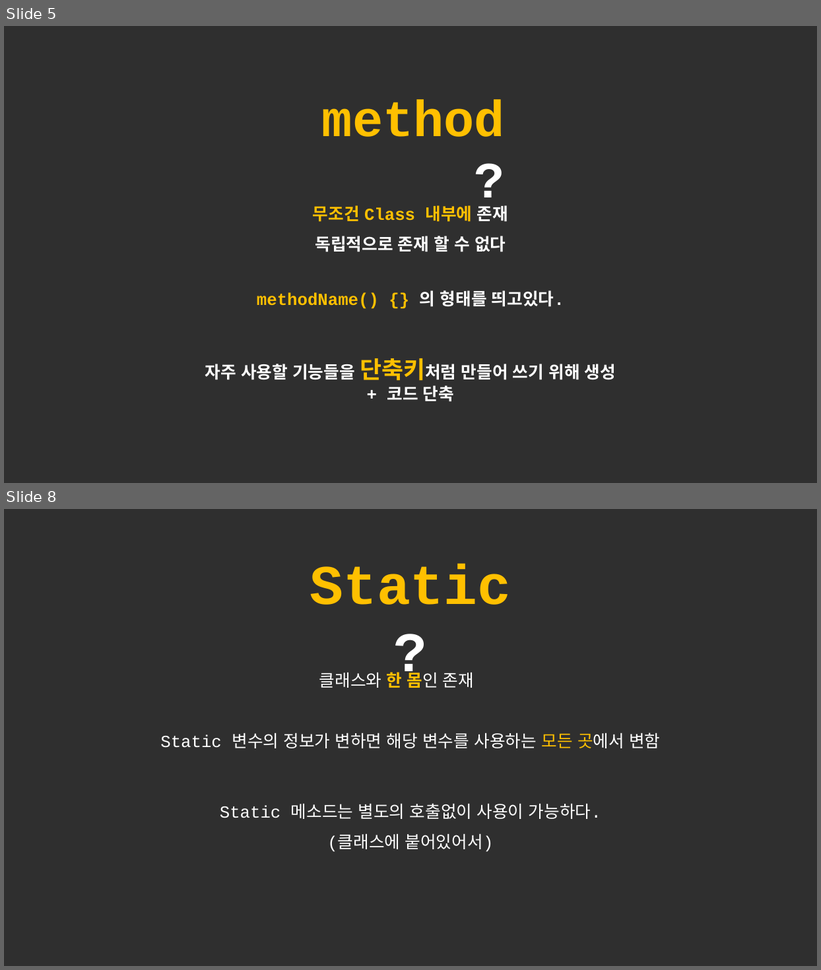
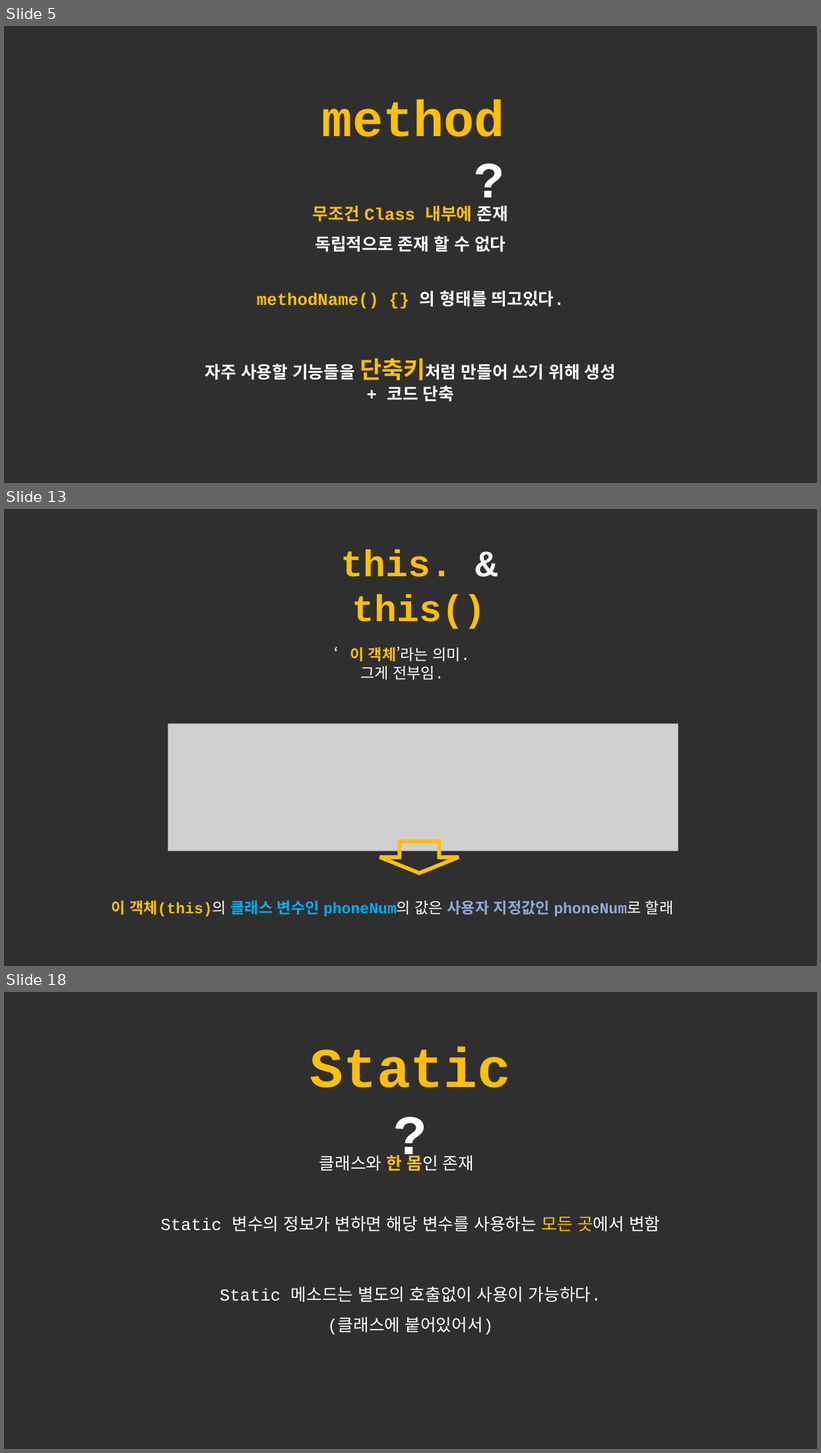
Before and after one commit to forwdevel/Full-Stack, a slide deck: 객체이론정리.pptx. Shown one above the other, each under a label of ours: slides 5 and 8 before the commit, slides 5, 13 and 18 after it; the slides between them are not shown. The pictures are 821x970 and 821x1453 pixels, drawn with LibreOffice and Linux fonts; fonts in the diff are those of the drawing; grey boxes stand for pictures. Boxes give left, top, right and bottom in pixels: in the first picture for what was removed or moved away, otherwise in the second. Text is boxed around its words. In the diff, an @@ line names an element or a change of style, - is before the commit and + after.

```diff
--- a/객체이론정리.pptx
+++ b/객체이론정리.pptx
@@ slide 13 added at <box>4,509,817,966</box>, background #2F2F2F @@
@@ text added at <box>341,550,486,629</box>, 44 pt, text #FFC000, bold @@
+this. & this()
@@ text added at <box>350,646,470,680</box>, 18 pt, text #FFFFFF @@
+‘이 객체’라는 의미.
+그게 전부임.
@@ picture added at <box>168,724,679,851</box> @@
@@ down arrow added at <box>380,842,459,873</box>, outline #FFC000 4.5 pt @@
@@ text added at <box>111,900,674,917</box>, 18 pt, text #8FAADC, bold @@
+이 객체(this)의 클래스 변수인 phoneNum의 값은 사용자 지정값인 phoneNum로 할래
@@ what was slide 8 is now slide 18 @@
```
Also in this commit, not shown: 2 slides changed, 9 other slides added, 1 slide removed.
